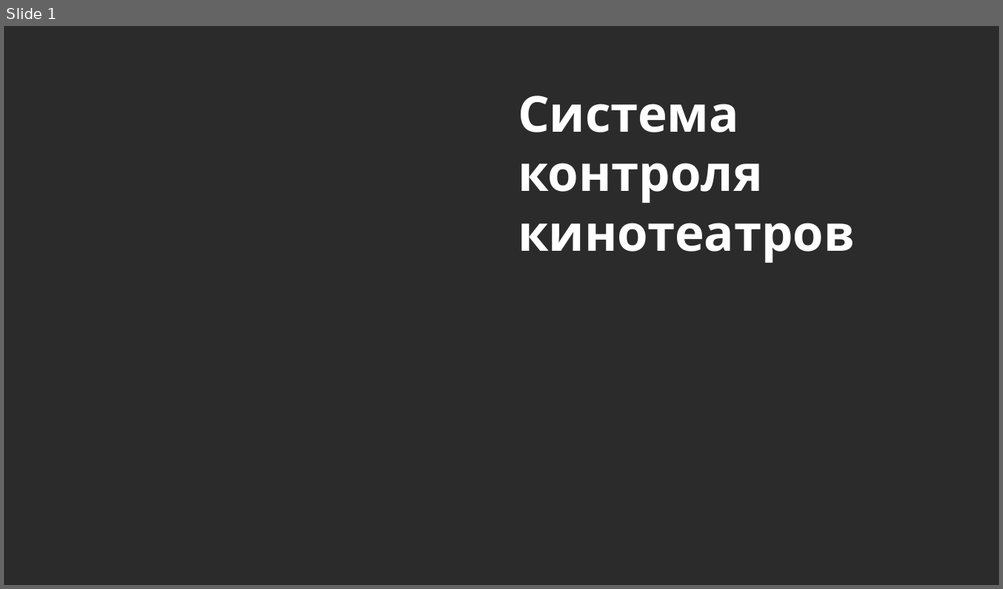
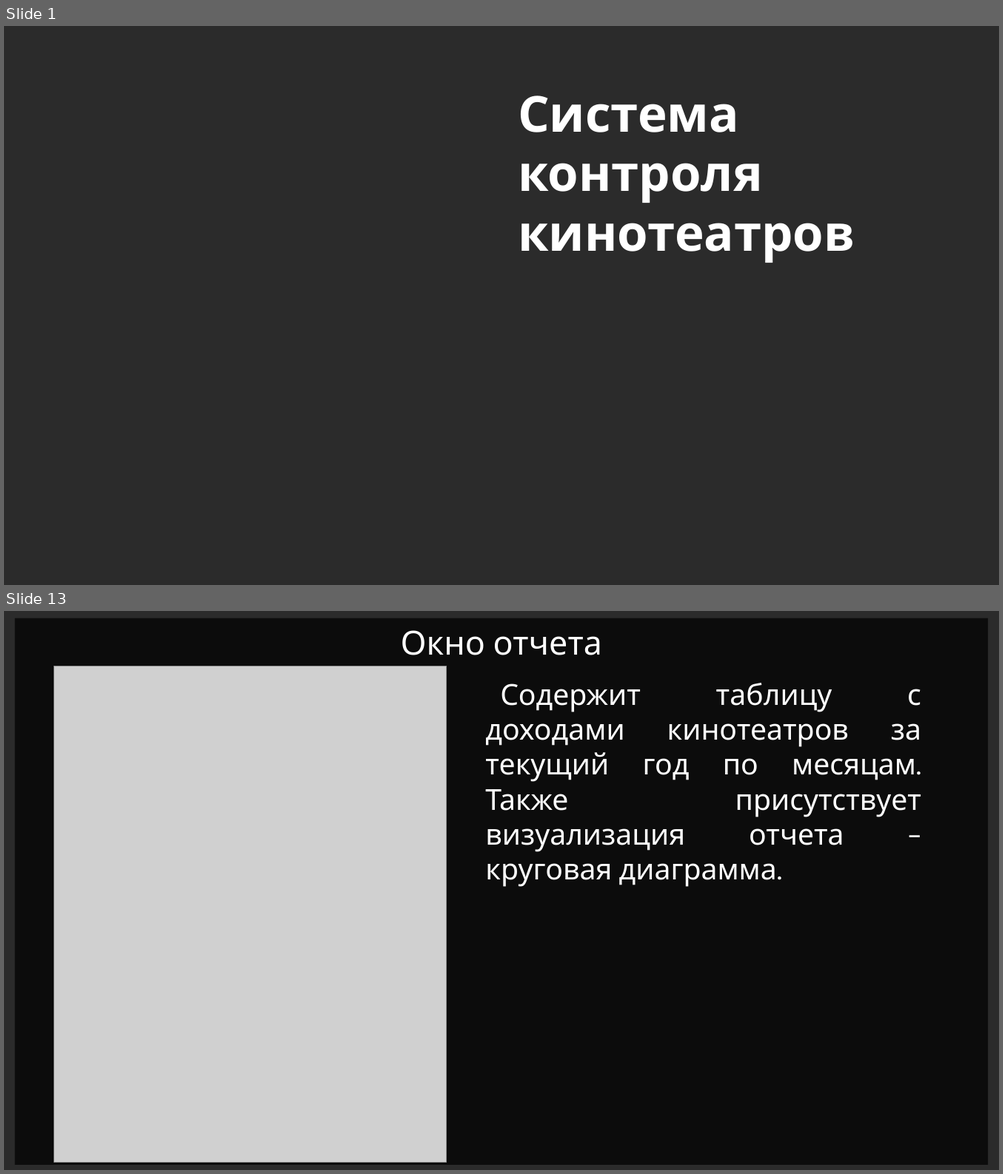
Before and after one commit to fivan999/cinema-controlling-system, a slide deck: data/description_files/cinema-controlling-system.pptm. Shown one above the other, each under a label of ours: slide 1 before the commit, slides 1 and 13 after it; the slides between them are not shown. The pictures are 1003x589 and 1003x1174 pixels, drawn with LibreOffice and Linux fonts; fonts in the diff are those of the drawing; grey boxes stand for pictures; background and template pictures are left out; a plain dark background stands for a picture behind light text. Boxes give left, top, right and bottom in pixels: in the first picture for what was removed or moved away, otherwise in the second. Text is boxed around its words. In the diff, an @@ line names an element or a change of style, - is before the commit and + after.

```diff
--- a/data/description_files/cinema-controlling-system.pptm
+++ b/data/description_files/cinema-controlling-system.pptm
@@ slide 13 added at (x1=4, y1=611, x2=999, y2=1170), background picture (left out) @@
@@ rectangle added at (x1=15, y1=618, x2=988, y2=1165), fill #000000 at 70% opacity @@
@@ text added at (x1=401, y1=630, x2=602, y2=655), 32 pt, text #FFFFFF @@
+Окно отчета
@@ picture added at (x1=54, y1=666, x2=447, y2=1162) @@
@@ text added at (x1=485, y1=683, x2=921, y2=887), 28 pt, text #FFFFFF @@
+Содержит таблицу с доходами кинотеатров за текущий год по месяцам. Также присутствует визуализация отчета – круговая диаграмма.
```
Also in this commit, not shown: 5 slides changed, 12 other slides added, 4 slides removed, 3 other files.
